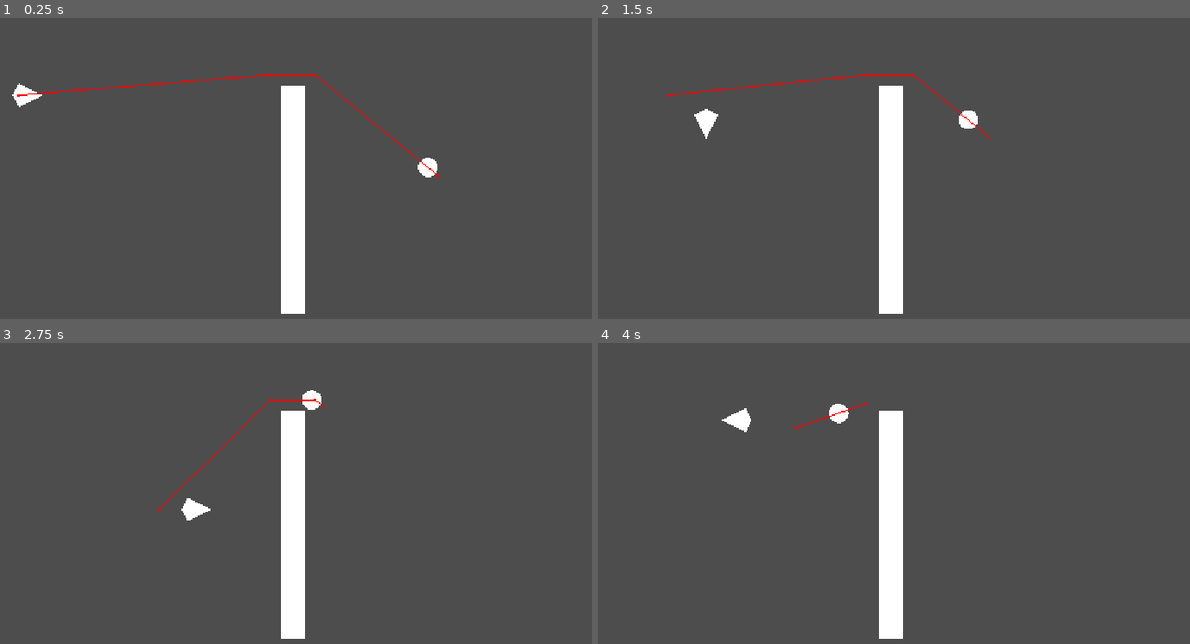
Above: before the commit, frames 1-4 (two rows, left to right).
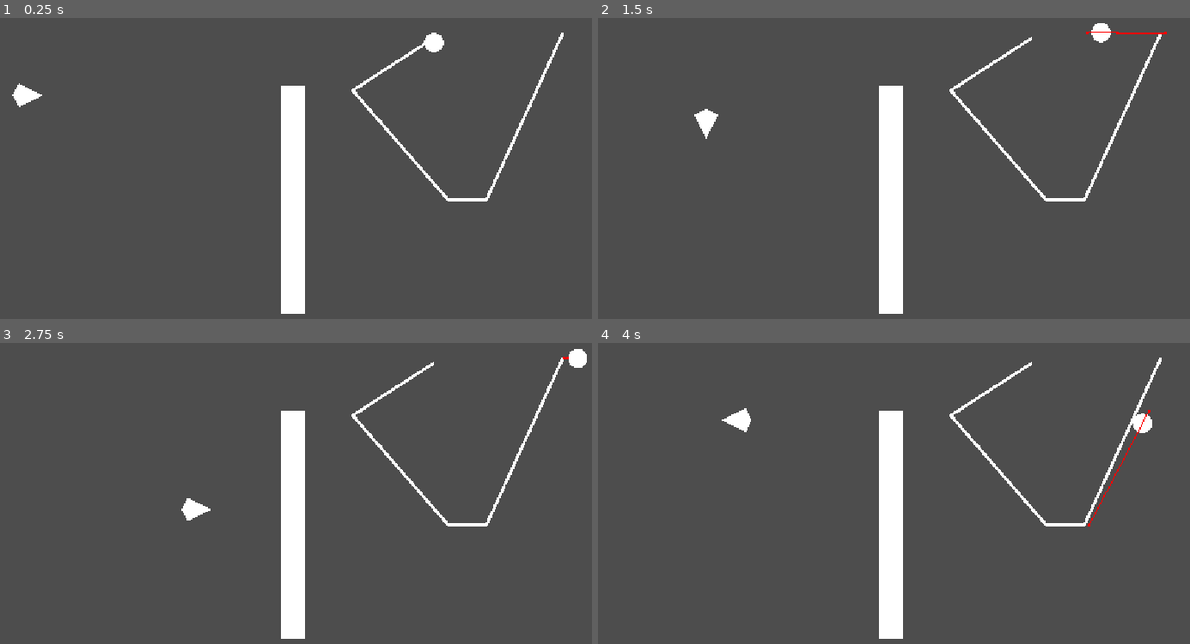
Above: after the commit, the same moments.

Repository: JustinBJ-Dev/Untitled-Stealth-Game-For-School
Game: Godot game, scene res://test.tscn
The game is run twice, just before and just after one commit, with the same random seed, the same clock (stepped at 60 frames per second) and the same inputs.
Inputs:
- Up to frame 1 (0.25 s): no input
- Up to frame 2 (1.5 s): hold D (input_right) 0.53-1.28 s; hold S (input_down) from 1.28 s (still down)
- Up to frame 3 (2.75 s): release S (input_down) at 2.03 s; hold D (input_right) from 2.03 s (still down)
- Up to frame 4 (4 s): release D (input_right) at 2.78 s; hold W (input_up) 2.78-3.53 s; hold A (input_left) from 3.53 s (still down)

The runs differ from the first frame. In frame 1, 1.3% of the frame differs, in the area x 2-96%, y 4-61%; in frame 2, 1.3%, in the area x 11-97%, y 1-61%; in frame 3, 1.2%; in frame 4, 1.2%.

Commit message:
Basic implementation of patrol paths

Diff:
--- /dev/null
+++ b/untitled-stealth-game/StateMachine/EnemyState.gd
@@ -0,0 +1,15 @@
+class_name EnemyState extends State
+
+@export var enemy_ : enemy
+
+func enter_state() -> void:
+	pass
+
+func exit_state() -> void:
+	pass
+
+func update(delta: float) -> void:
+	pass
+
+func physics_update(delta: float) -> void:
+	pass
--- /dev/null
+++ b/untitled-stealth-game/chasing.gd
@@ -0,0 +1,18 @@
+extends State
+
+var navTimer : Timer
+
+func enter_state() -> void:
+	navTimer = Timer.new()
+	navTimer.set_wait_time(0.5)
+	add_child(navTimer)
+	navTimer.timeout.connect(navTimeout)
+	navTimer.start()
+	pass
+
+
+func navTimeout():
+	parent.set_target()
+
+func exit_state() -> void:
+	navTimer.queue_free()
--- /dev/null
+++ b/untitled-stealth-game/idle.gd
@@ -0,0 +1,62 @@
+extends EnemyState
+
+var navTimer : Timer
+var target_point : Marker2D
+
+var partolPath : Partol_Path
+var onPath : bool #Whether you're on path or not
+var pathPosition : Vector2 #Last point you were on path
+
+var current_point_position : Vector2 #Contains the position of the current point
+var current_point_number : int = 0 #Contains the current point on the path
+var next_point_number : int #Contains the next point on the path
+
+func _ready() -> void:
+	partolPath = enemy_.partol_path
+	partolPath.get_path_points()
+	pass
+
+func enter_state() -> void:
+	navTimer = Timer.new()
+	navTimer.set_wait_time(0.25)
+	add_child(navTimer)
+	navTimer.timeout.connect(navTimeout)
+	navTimer.start()
+
+	target_point = Marker2D.new()
+	add_child(target_point)
+
+	current_point_number = partolPath.get_closest_point(enemy_.global_position)
+	current_point_position = partolPath.get_point_position(current_point_number)
+	next_point_number = partolPath.get_next_point(current_point_number)
+	pathPosition = current_point_position
+
+func physics_update(delta: float) -> void:
+	if enemy_.global_position.x >= pathPosition.x - 5 && enemy_.global_position.x <= pathPosition.x + 5:
+		if enemy_.global_position.y >= pathPosition.y - 5 && enemy_.global_position.y <= pathPosition.y + 5:
+			onPath = true
+
+	if onPath:
+		print(current_point_number)
+		current_point_position = partolPath.get_point_position(current_point_number)
+		pathPosition = current_point_position
+
+	if enemy_.global_position.x >= current_point_position.x - 5 && enemy_.global_position.x <= current_point_position.x + 5: # -5<x<5  Check if the characters x value is within ten pixelx of the current_point_position.x
+		if enemy_.global_position.y >= current_point_position.y - 5 && enemy_.global_position.y <= current_point_position.y + 5: # -5<y<5  Check if the characters y value is within ten pixel of the current_point_position.x
+			current_point_number = next_point_number
+			next_point_number = partolPath.get_next_point(current_point_number)
+
+func navTimeout():
+	handle_path()
+	enemy_.set_target()
+
+func handle_path() -> void:
+	if onPath:
+		target_point.global_position = current_point_position
+	else:
+		target_point.global_position = pathPosition
+
+	enemy_.target = target_point
+
+func exit_state() -> void:
+	navTimer.queue_free()
--- a/untitled-stealth-game/test.tscn
+++ b/untitled-stealth-game/test.tscn
@@ -2,6 +2,8 @@
 
 [ext_resource type="PackedScene" uid="uid://b2huk5v86713o" path="res://player.tscn" id="1_37kl0"]
 [ext_resource type="PackedScene" uid="uid://unfnr5bqlyaj" path="res://test_enemy.tscn" id="2_8uh7m"]
+[ext_resource type="Script" uid="uid://h4i2gpigi1o7" path="res://addons/Partol Points Plugin/Partol.gd" id="2_ppyta"]
+[ext_resource type="PackedScene" uid="uid://d2gkci8gyruaw" path="res://addons/Partol Points Plugin/partol_logic.tscn" id="3_ykrsh"]
 
 [sub_resource type="NavigationPolygon" id="NavigationPolygon_37kl0"]
 vertices = PackedVector2Array(666, 530, 1142.1172, 638, 10, 638, 590, 530, 1149.8828, 10, 666, 110, 10, 10, 590, 110)
@@ -33,6 +35,17 @@
 position = Vector2(20, 192)
 shape = SubResource("RectangleShape2D_p7o00")
 
-[node name="testEnemy" parent="." unique_id=1369649150 node_paths=PackedStringArray("target") instance=ExtResource("2_8uh7m")]
-position = Vector2(872, 280)
-target = NodePath("../player")
+[node name="Partol" type="Line2D" parent="." unique_id=1581658198]
+position = Vector2(-8, 0)
+points = PackedVector2Array(1088, 40, 960, 320, 896, 320, 736, 136, 872, 48)
+width = 5.0
+script = ExtResource("2_ppyta")
+debug = true
+metadata/_custom_type_script = "uid://h4i2gpigi1o7"
+
+[node name="PartolLogic" parent="Partol" unique_id=835768422 instance=ExtResource("3_ykrsh")]
+
+[node name="testEnemy" parent="Partol/PartolLogic" unique_id=1369649150 node_paths=PackedStringArray("partol_path", "target") instance=ExtResource("2_8uh7m")]
+position = Vector2(872, 56)
+partol_path = NodePath("..")
+target = NodePath("../../../player")
--- a/untitled-stealth-game/test_enemy.gd
+++ b/untitled-stealth-game/test_enemy.gd
@@ -1,17 +1,12 @@
+class_name enemy
 extends CharacterBody2D
 
 @export var nav2d : NavigationAgent2D
+@export var partol_path : Partol_Path
 @export var target : Node2D
 var navTimer : Timer
 
-func _ready() -> void:
-	navTimer = Timer.new()
-	navTimer.set_wait_time(0.5)
-	add_child(navTimer)
-	navTimer.timeout.connect(navTimeout)
-	navTimer.start()
 
-	set_target()
 
 func _physics_process(delta: float) -> void:
 	navigation(delta)
@@ -27,7 +22,6 @@
 	velocity = (
 		global_position.direction_to(next_path_position) * 100
 	)
-	pass
 
 func navTimeout():
 	set_target()
--- a/untitled-stealth-game/test_enemy.tscn
+++ b/untitled-stealth-game/test_enemy.tscn
@@ -1,6 +1,9 @@
 [gd_scene format=3 uid="uid://unfnr5bqlyaj"]
 
 [ext_resource type="Script" uid="uid://xieq3na4dp1i" path="res://test_enemy.gd" id="1_ghv5c"]
+[ext_resource type="Script" uid="uid://blokt4d45eotq" path="res://StateMachine/StataMachine.gd" id="2_x4eh8"]
+[ext_resource type="Script" uid="uid://g047vqs6l0uj" path="res://chasing.gd" id="3_jg7vu"]
+[ext_resource type="Script" uid="uid://dgfrsdc1ytgb3" path="res://idle.gd" id="4_iajr3"]
 
 [sub_resource type="SphereMesh" id="SphereMesh_p7o00"]
 
@@ -21,3 +24,18 @@
 [node name="NavigationAgent2D" type="NavigationAgent2D" parent="." unique_id=143890723]
 path_desired_distance = 2.0
 debug_enabled = true
+
+[node name="StateMachine" type="Node" parent="." unique_id=437612346 node_paths=PackedStringArray("initail_state")]
+script = ExtResource("2_x4eh8")
+initail_state = NodePath("Idle")
+metadata/_custom_type_script = "uid://blokt4d45eotq"
+
+[node name="Chasing" type="Node" parent="StateMachine" unique_id=617698607 node_paths=PackedStringArray("parent")]
+script = ExtResource("3_jg7vu")
+parent = NodePath("../..")
+metadata/_custom_type_script = "uid://bww1i0uvfgc1w"
+
+[node name="Idle" type="Node" parent="StateMachine" unique_id=41667267 node_paths=PackedStringArray("enemy_")]
+script = ExtResource("4_iajr3")
+enemy_ = NodePath("../..")
+metadata/_custom_type_script = "uid://b5lqognjyej6y"
Not shown, added: untitled-stealth-game/StateMachine/EnemyState.gd.uid
Not shown, added: untitled-stealth-game/chasing.gd.uid
Not shown, added: untitled-stealth-game/idle.gd.uid
